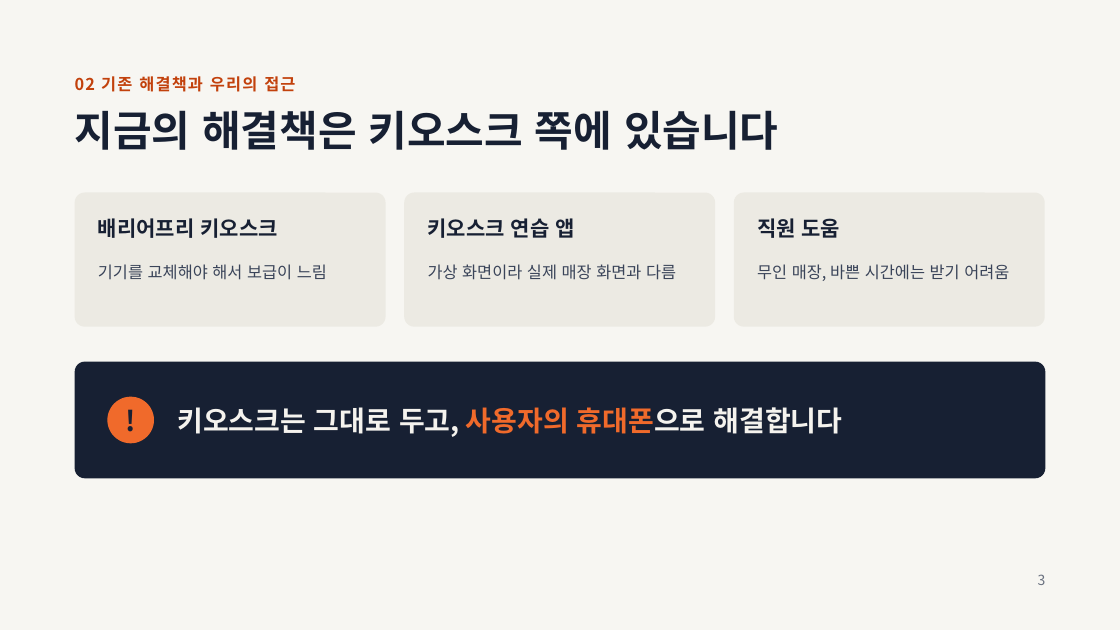
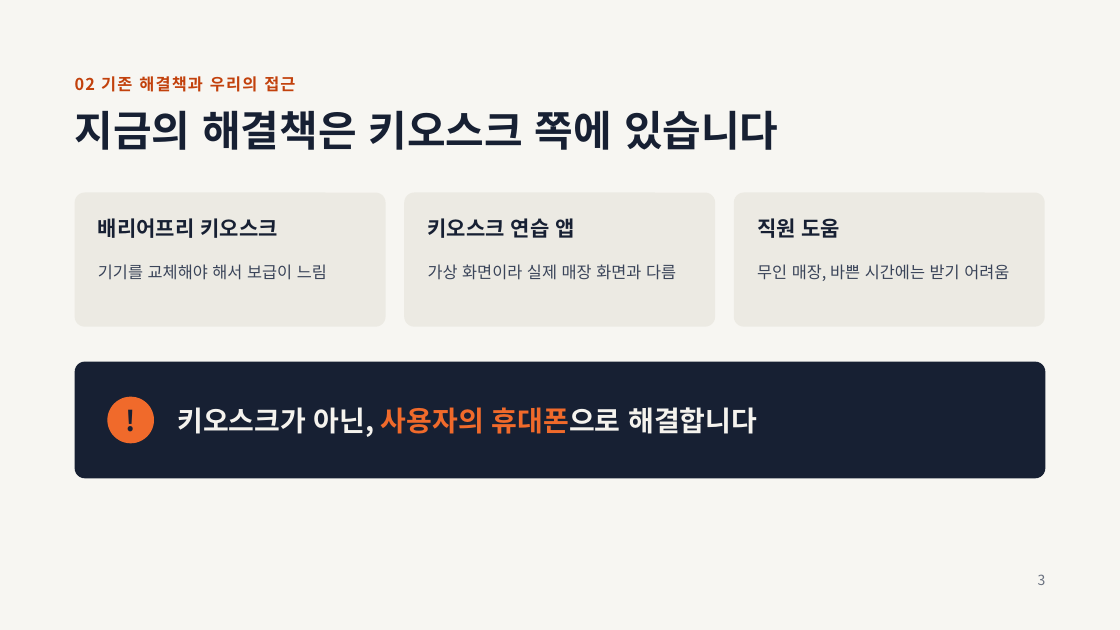
Before and after one commit to TeamProjectAIServiceDevelop/team-project, a slide deck: slide 3 of 자료/발표자료-KIOSSON.pptx. Drawn at 1120x630 pixels with LibreOffice and Linux fonts; fonts in the diff are those of the drawing. Boxes give left, top, right and bottom in pixels: in the first picture for what was removed or moved away, otherwise in the second. Text is boxed around its words. In the diff, an @@ line names an element or a change of style, - is before the commit and + after.

```diff
--- a/자료/발표자료-KIOSSON.pptx
+++ b/자료/발표자료-KIOSSON.pptx
@@ text at (177,407,757,437): text changed @@
-키오스크는 그대로 두고, 사용자의 휴대폰으로 해결합니다
+키오스크가 아닌, 사용자의 휴대폰으로 해결합니다
```
Also in this commit, not shown: 3 other slides changed, 3 other files.
